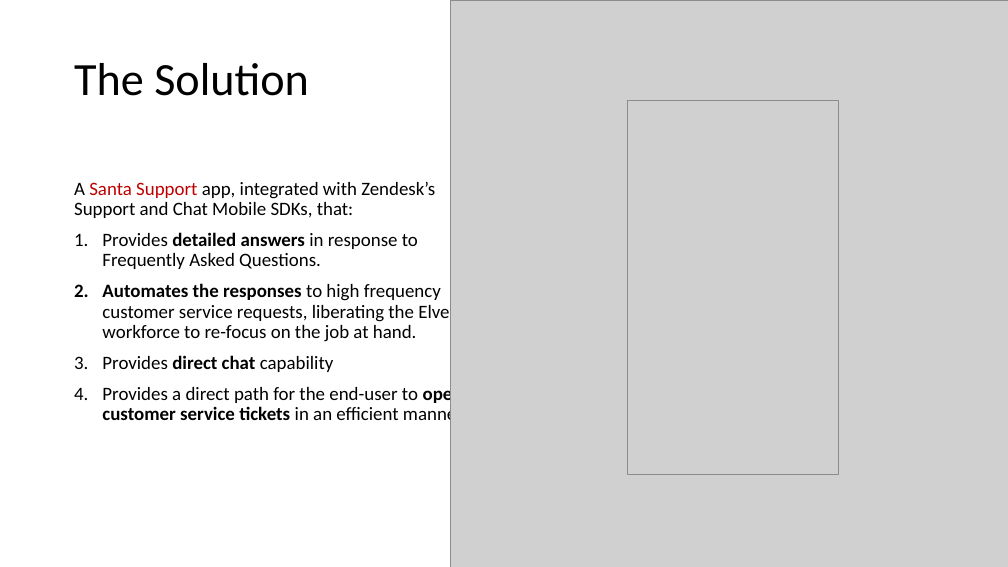
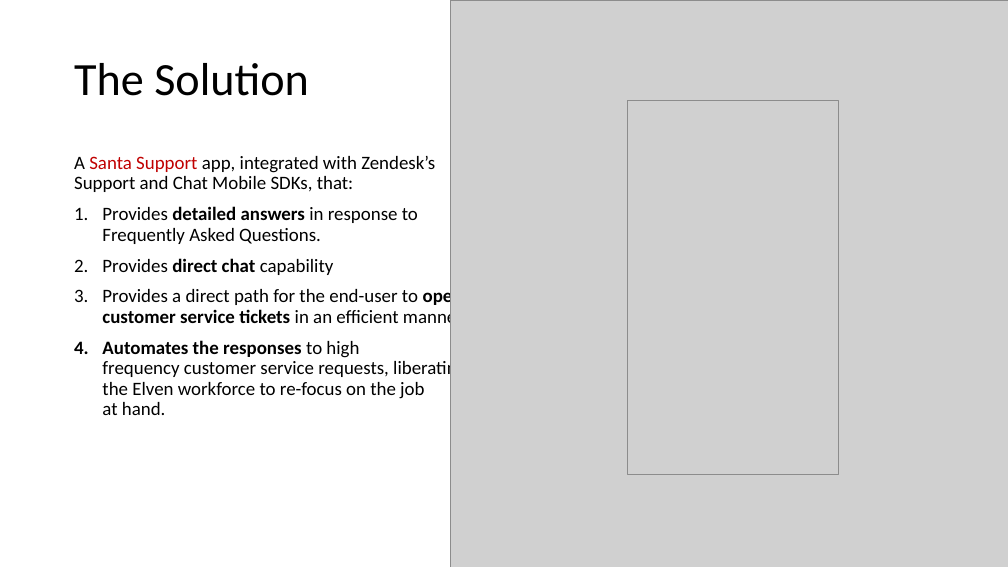
Before and after one commit to michaelodonnell/zendesk-exercise, a slide deck: slide 9 of Presentation + App/Presentation.pptx (slide 8 before the commit). Drawn at 1008x567 pixels with LibreOffice and Linux fonts; fonts in the diff are those of the drawing; grey boxes stand for pictures. Boxes give left, top, right and bottom in pixels: in the first picture for what was removed or moved away, otherwise in the second. Text is boxed around its words. In the diff, an @@ line names an element or a change of style, - is before the commit and + after.

```diff
--- a/Presentation + App/Presentation.pptx
+++ b/Presentation + App/Presentation.pptx
@@ text at (x1=102, y1=283, x2=459, y2=342): paragraph removed @@
-2. Automates the responses to high frequency customer service requests, liberating the Elven workforce to re-focus on the job at hand.
@@ text at (x1=102, y1=340, x2=465, y2=415): paragraph added @@
+4. Automates the responses to high frequency customer service requests, liberating the Elven workforce to re-focus on the job at hand.
```
Also in this commit, not shown: 8 other slides changed, 4 slides added.
